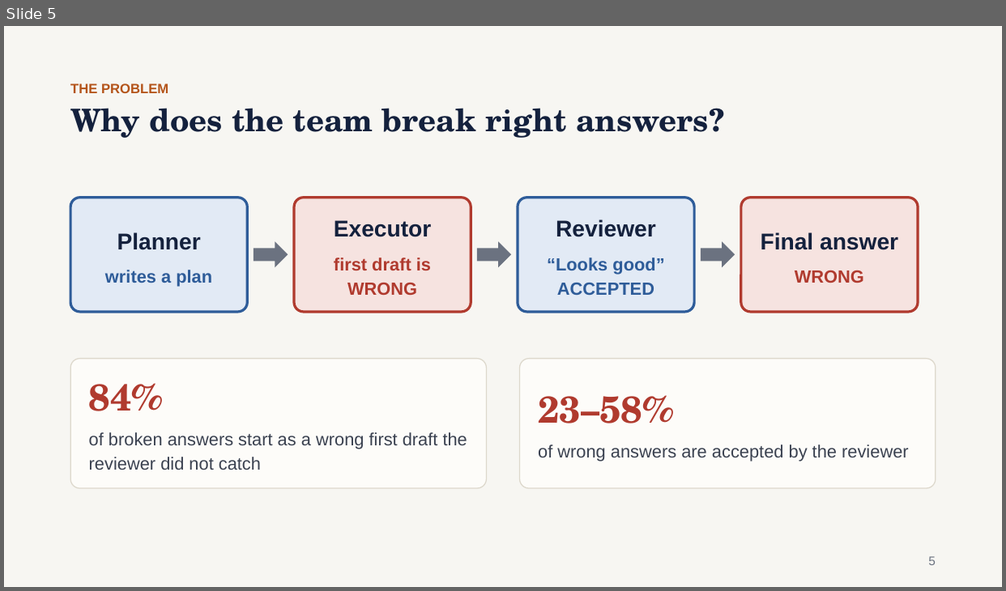
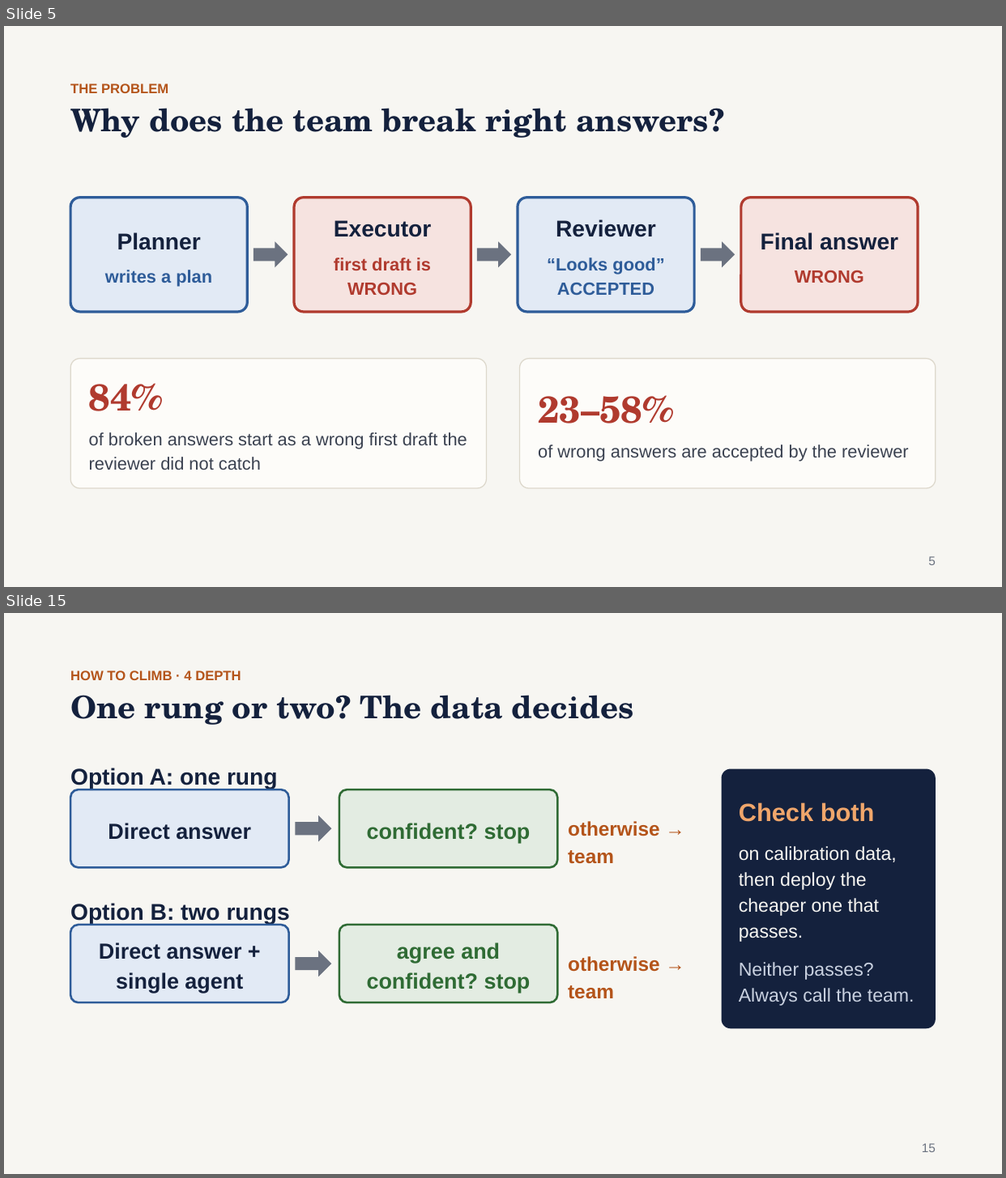
Before and after one commit to gaoj21/tokenbank, a slide deck: slides/CLIMB_talk.pptx. Shown one above the other, each under a label of ours: slide 5 before the commit, slides 5 and 15 after it; the slides between them are not shown. The pictures are 1006x591 and 1006x1178 pixels, drawn with LibreOffice and Linux fonts; fonts in the diff are those of the drawing. Boxes give left, top, right and bottom in pixels: in the first picture for what was removed or moved away, otherwise in the second. Text is boxed around its words. In the diff, an @@ line names an element or a change of style, - is before the commit and + after.

```diff
--- a/slides/CLIMB_talk.pptx
+++ b/slides/CLIMB_talk.pptx
@@ slide 15 added at box(4, 613, 1002, 1174), background #F7F6F2 @@
@@ text added at box(70, 671, 241, 680), 13 pt, text #B4541A, bold @@
+HOW TO CLIMB · 4 DEPTH
@@ text added at box(70, 695, 633, 725), 30 pt, text #14213D, bold @@
+One rung or two? The data decides
@@ text added at box(70, 768, 278, 790), 22 pt, text #14213D, bold @@
+Option A: one rung
@@ rounded rectangle added at box(721, 769, 936, 1029), fill #14213D, 18 pt, text #F7F6F2 @@
+Check both
+on calibration data, then deploy the cheaper one that passes.
+Neither passes? Always call the team.
@@ rounded rectangle added at box(70, 790, 289, 867), fill #E2EAF5, outline #2E5C99 2 pt, 21 pt, text #14213D, bold @@
+Direct answer
@@ rounded rectangle added at box(339, 790, 558, 867), fill #E3ECE2, outline #2F6B34 2 pt, 21 pt, text #2F6B34, bold @@
+confident? stop
@@ right arrow added at box(296, 815, 332, 842), fill #6B7280 @@
@@ text added at box(568, 821, 660, 864), 19 pt, text #B4541A, bold @@
+otherwise → team
@@ text added at box(70, 903, 290, 925), 22 pt, text #14213D, bold @@
+Option B: two rungs
@@ rounded rectangle added at box(70, 925, 289, 1003), fill #E2EAF5, outline #2E5C99 2 pt, 21 pt, text #14213D, bold @@
+Direct answer + single agent
@@ rounded rectangle added at box(339, 925, 558, 1003), fill #E3ECE2, outline #2F6B34 2 pt, 21 pt, text #2F6B34, bold @@
+agree and confident? stop
@@ right arrow added at box(296, 951, 332, 977), fill #6B7280 @@
@@ text added at box(568, 956, 660, 999), 19 pt, text #B4541A, bold @@
+otherwise → team
@@ text added at box(922, 1144, 936, 1152), 12 pt, text #6B7280 @@
+15
```
Also in this commit, not shown: 11 slides changed, 3 other slides added, 3 slides removed, 2 other files.
